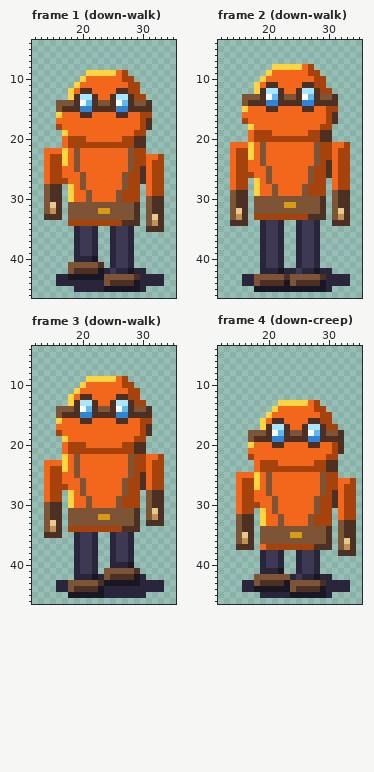
Pixel-art file: art/companion-48/review-place/work/pawn-aseprite/pawn.aseprite. The picture above was drawn from the file before the commit.
48x48 pixels, 28 frames. Shown: frame 1 (down-walk): x 12..35, y 4..46; frame 2 (down-walk): x 12..35, y 4..46; frame 3 (down-walk): x 12..35, y 4..46; frame 4 (down-creep): x 12..35, y 4..46. The commit also changed other frames, which this record leaves out.
After:
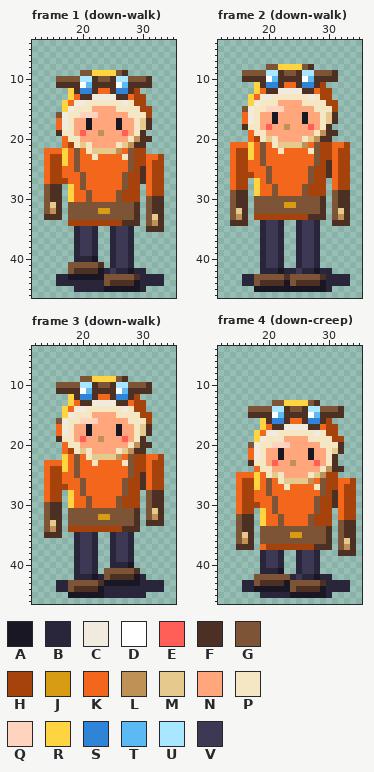
Palette (. is transparent): A #1a1725  B #29253a  C #f1ebdf  D #ffffff  E #ff5f57  F #4b3023  G #7d5435  H #a6420c  J #d89b14  K #f2671b  L #bf9157  M #e6c98c  N #ffa67c  P #f5e6c4  Q #ffd4bf  R #ffd441  S #3084d8  T #5bb9f3  U #a9e6ff  V #3d3954
Changes in this commit:
--- frame 1 (down-walk)
@@ x 12..35 @@
  8 ........................
- 9 .........RRRRRKH........
-10 ........RKKKKKKHH.......
-11 .......RKKKKKKKKHH......
-12 ......RKFFKKKKFFHH......
-13 ......RFUUFKKFUUFHH.....
-14 ....GGGFDTFGGFDTFGGF....
-15 ....GFFFSSFFFFSSFFFF....
-16 ....RKKKFFKKKKFFKKHH....
-17 ....KKKKKKKKKKKKKKHF....
-18 ....HKKKKKKKKKKKKKHF....
-19 .....RKKKKKKKKKKKHH.....
-20 .....KHHHKKKKKKHHFF.....
-21 .....KHHHHHHHHHHHFF.....
-22 ..KKKRKGKKKKKKKKGHH.....
-23 ..KHHRKGKKKKKKKKGHHKKH..
+ 9 ........GGRRRRGF........
+10 ....GGGGUUFGGFUUGGGF....
+11 ....FFFFDTFFFFDTFFFF....
+12 ......RFSSFKKFSSFH......
+13 ......RKFFCCCCFFKHH.....
+14 .....RKCCPPPPPPCPHH.....
+15 .....RCPPPNNNNPPPPHH....
+16 ....GCPPQQQNNNNNPPPH....
+17 ....KCPNNANNNNANNPMF....
+18 ....KCPNNANNNNANNPMF....
+19 ....FPPNENNLNNNENPF.....
+20 .....KPPNNNNNNNNPLFF....
+21 .....KHPMPNNNNPMLFF.....
+22 ..KKKRKGKPMMMMLKGHH.....
+23 ..KHHRKGKKPKKKKPGHHKKH..
 24 ..KHHRKGKKKKKKKKGHHKHH..
--- frame 2 (down-walk)
@@ x 12..35 @@
  7 ........................
- 8 .........RRRRRKH........
- 9 ........RKKKKKKHH.......
-10 .......RKKKKKKKKHH......
-11 ......RKFFKKKKFFHH......
-12 ......RFUUFKKFUUFHH.....
-13 ....GGGFDTFGGFDTFGGF....
-14 ....GFFFSSFFFFSSFFFF....
-15 ....RKKKFFKKKKFFKKHH....
-16 ....KKKKKKKKKKKKKKHF....
-17 ....HKKKKKKKKKKKKKHF....
-18 .....RKKKKKKKKKKKHH.....
-19 .....KHHHKKKKKKHHFF.....
-20 .....KHHHHHHHHHHHFF.....
-21 ..KKKRKGKKKKKKKKGHHKKH..
-22 ..KHHRKGKKKKKKKKGHHKHH..
+ 8 ........GGRRRRGF........
+ 9 ....GGGGUUFGGFUUGGGF....
+10 ....FFFFDTFFFFDTFFFF....
+11 ......RFSSFKKFSSFH......
+12 ......RKFFCCCCFFKHH.....
+13 .....RKCCPPPPPPCPHH.....
+14 .....RCPPPNNNNPPPPHH....
+15 ....GCPPQQQNNNNNPPPH....
+16 ....KCPNNANNNNANNPMF....
+17 ....KCPNNANNNNANNPMF....
+18 ....FPPNENNLNNNENPF.....
+19 .....KPPNNNNNNNNPLFF....
+20 .....KHPMPNNNNPMLFF.....
+21 ..KKKRKGKPMMMMLKGHHKKH..
+22 ..KHHRKGKKPKKKKPGHHKHH..
 23 ..KHHRKGKKKKKKKKGHHKHH..
--- frame 3 (down-walk)
@@ x 12..35 @@
  8 ........................
- 9 .........RRRRRKH........
-10 ........RKKKKKKHH.......
-11 .......RKKKKKKKKHH......
-12 ......RKFFKKKKFFHH......
-13 ......RFUUFKKFUUFHH.....
-14 ....GGGFDTFGGFDTFGGF....
-15 ....GFFFSSFFFFSSFFFF....
-16 ....RKKKFFKKKKFFKKHH....
-17 ....KKKKKKKKKKKKKKHF....
-18 ....HKKKKKKKKKKKKKHF....
-19 .....RKKKKKKKKKKKHH.....
-20 .....KHHHKKKKKKHHFF.....
-21 .....KHHHHHHHHHHHFF.....
-22 .....RKGKKKKKKKKGHHKKH..
-23 ..KKKRKGKKKKKKKKGHHKHH..
+ 9 ........GGRRRRGF........
+10 ....GGGGUUFGGFUUGGGF....
+11 ....FFFFDTFFFFDTFFFF....
+12 ......RFSSFKKFSSFH......
+13 ......RKFFCCCCFFKHH.....
+14 .....RKCCPPPPPPCPHH.....
+15 .....RCPPPNNNNPPPPHH....
+16 ....GCPPQQQNNNNNPPPH....
+17 ....KCPNNANNNNANNPMF....
+18 ....KCPNNANNNNANNPMF....
+19 ....FPPNENNLNNNENPF.....
+20 .....KPPNNNNNNNNPLFF....
+21 .....KHPMPNNNNPMLFF.....
+22 .....RKGKPMMMMLKGHHKKH..
+23 ..KKKRKGKKPKKKKPGHHKHH..
 24 ..KHHRKGKKKKKKKKGHHKHH..
--- frame 4 (down-creep)
@@ x 12..35 @@
 12 ........................
-13 ..........RRRRRKH.......
-14 .........RKKKKKKHH......
-15 ........RKKKKKKKKHH.....
-16 .......RKFFKKKKFFHH.....
-17 .......RFUUFKKFUUFHH....
-18 .....GGGFDTFGGFDTFGGF...
-19 .....GFFFSSFFFFSSFFFF...
-20 .....RKKKFFKKKKFFKKHF...
-21 .....KKKKKKKKKKKKKKHF...
-22 .....HKKKKKKKKKKKKHH....
-23 ......KHHHKKKKKKHHFF....
-24 ......KHHHHHHHHHHHFF....
-25 ...KKKRKGKKKKKKKKGHH....
-26 ...KHHRKGKKKKKKKKGHHKKH.
-27 ...KHHRKGKKKKKKKKGHHKHH.
+13 .........GGRRRRGF.......
+14 .....GGGGUUFGGFUUGGGF...
+15 .....FFFFDTFFFFDTFFFF...
+16 .......RFSSFKKFSSFH.....
+17 .......RKFFCCCCFFKHH....
+18 ......RKCCPPPPPPCPHH....
+19 ......RCPPPNNNNPPPPHH...
+20 .....GCPPQQQNNNNNPPPF...
+21 .....KCPNNANNNNANNPMF...
+22 .....KCPNNANNNNANNPF....
+23 .....FPPNENNLNNNENPF....
+24 ......KPPNNNNNNNNPLFF...
+25 ...KKKRKPMPNNNNPMLHH....
+26 ...KHHRKGKPMMMMLKGHHKKH.
+27 ...KHHRKGKKPKKKKPGHHKHH.
 28 ...KHHKKGKKKKKKKKGHFKHH.
